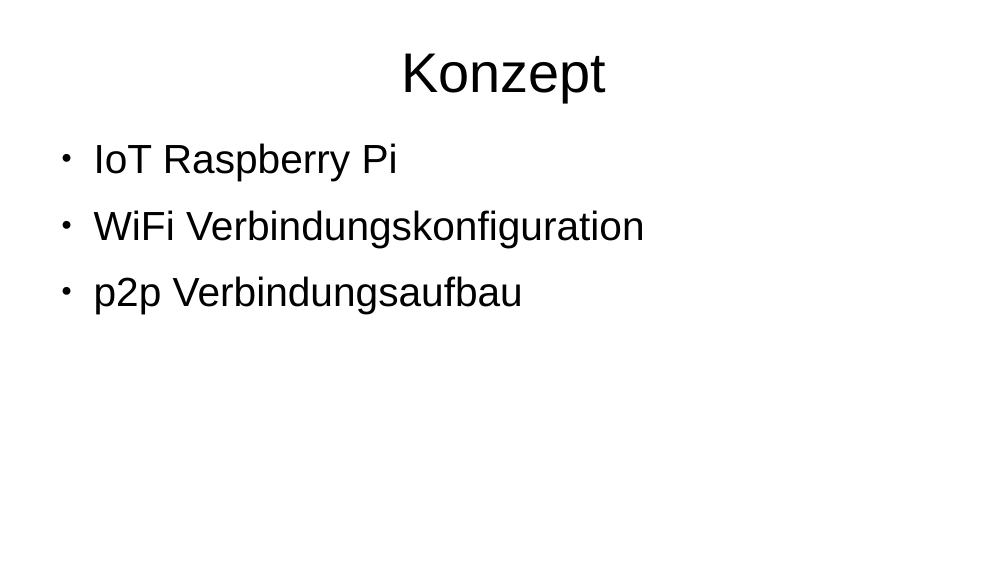
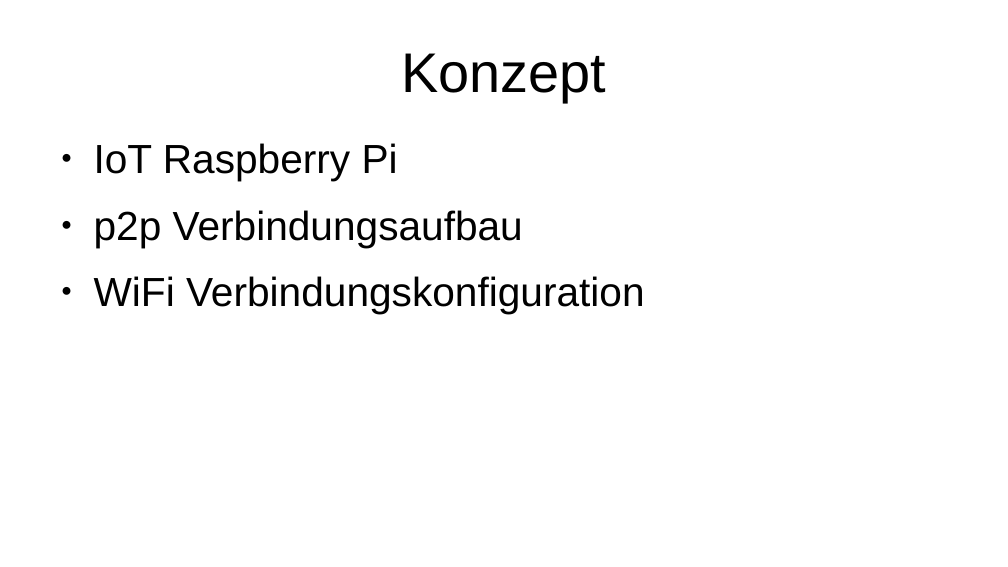
Before and after one commit to janphkre/iot-connectivity, a slide deck: slide 2 of general/latex-ai-project/presentation.odp. Drawn at 1008x567 pixels with LibreOffice and Linux fonts; fonts in the diff are those of the drawing. Boxes give left, top, right and bottom in pixels: in the first picture for what was removed or moved away, otherwise in the second. Text is boxed around its words. In the diff, an @@ line names an element or a change of style, - is before the commit and + after.

Commit message:
Added presentation

```diff
--- a/general/latex-ai-project/presentation.odp
+++ b/general/latex-ai-project/presentation.odp
@@ text at box(94, 210, 523, 247): paragraph added @@
+● p2p Verbindungsaufbau
@@ text at box(94, 276, 523, 314): paragraph removed @@
-● p2p Verbindungsaufbau
```
Also in this commit, not shown: 2 other slides changed, 1 slide added, 1 other file.
